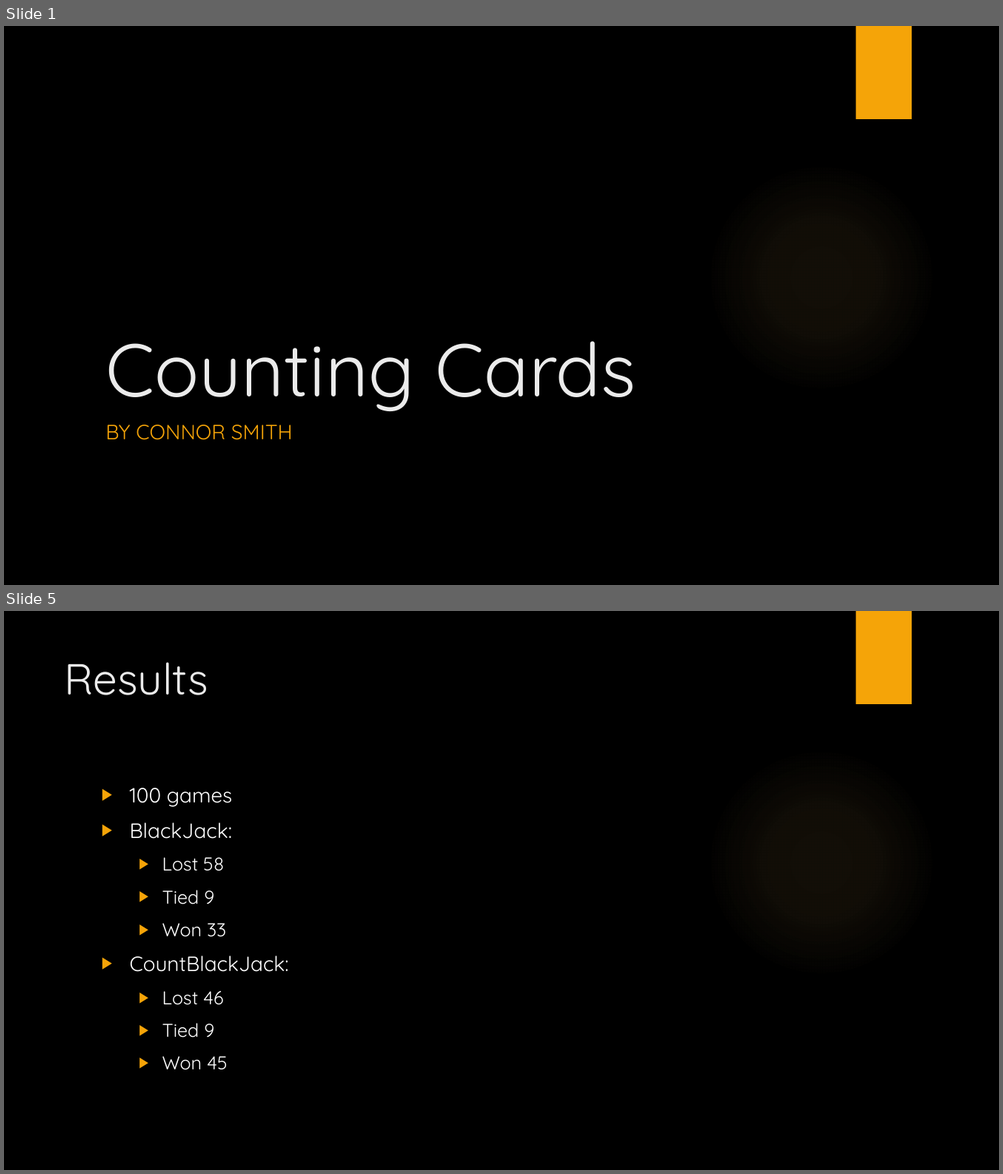
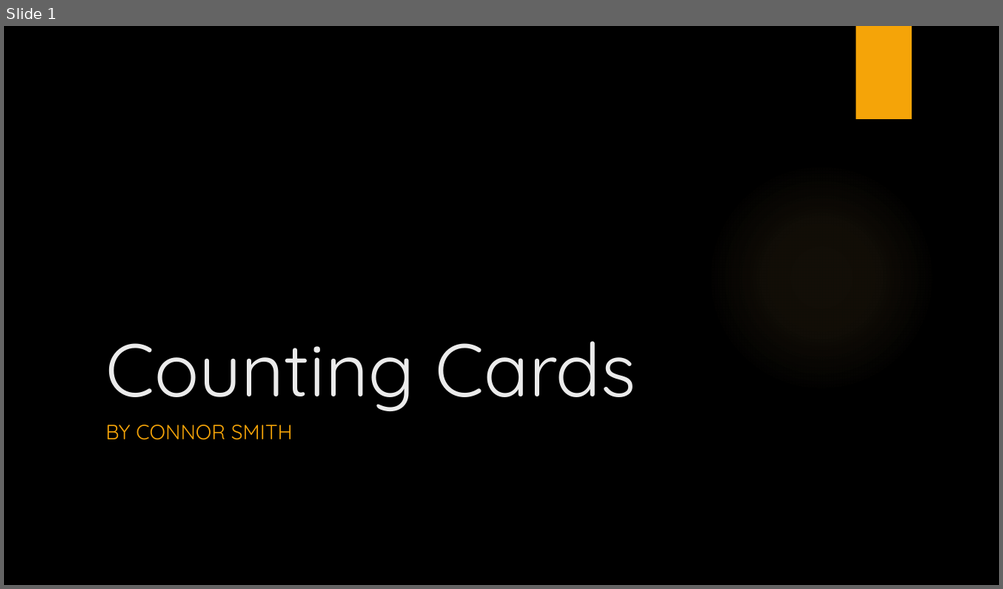
Before and after one commit to westpoint-neural-networks/final-project-connor-smith2, a slide deck: Counting Cards.pptx. Shown one above the other, each under a label of ours: slides 1 and 5 before the commit, slide 1 after it; the slides between them are not shown. The pictures are 1003x1174 and 1003x589 pixels, drawn with LibreOffice and Linux fonts; fonts in the diff are those of the drawing; background and template pictures are left out. Boxes give left, top, right and bottom in pixels: in the first picture for what was removed or moved away, otherwise in the second. Text is boxed around its words. In the diff, an @@ line names an element or a change of style, - is before the commit and + after.

```diff
--- a/Counting Cards.pptx
+++ b/Counting Cards.pptx
@@ slide 5 removed at <box>4,611,999,1170</box>, background picture (left out); not listed: 2 template elements that a slide beside it also shows @@
@@ title removed at <box>64,662,208,695</box> @@
-Results
@@ text removed at <box>130,788,289,1071</box> @@
-▶ 100 games
-▶ BlackJack:
-  ▶ Lost 58
-  ▶ Tied 9
-  ▶ Won 33
-▶ CountBlackJack:
-  ▶ Lost 46
-  ▶ Tied 9
-  ▶ Won 45
```
Also in this commit, not shown: 3 slides changed, 5 slides added, 3 other files.
